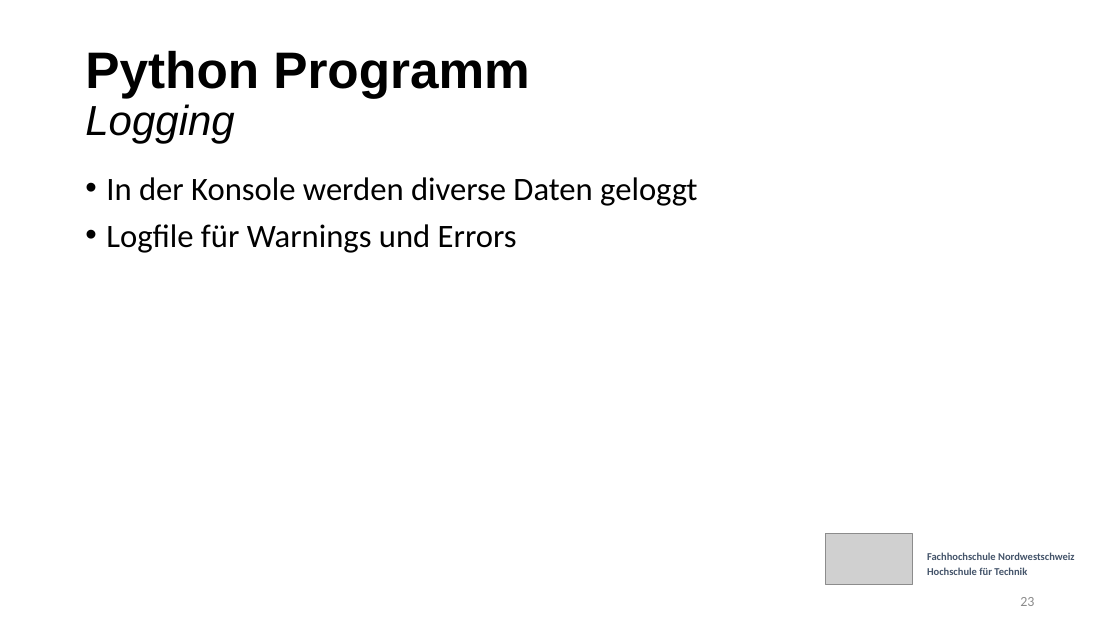
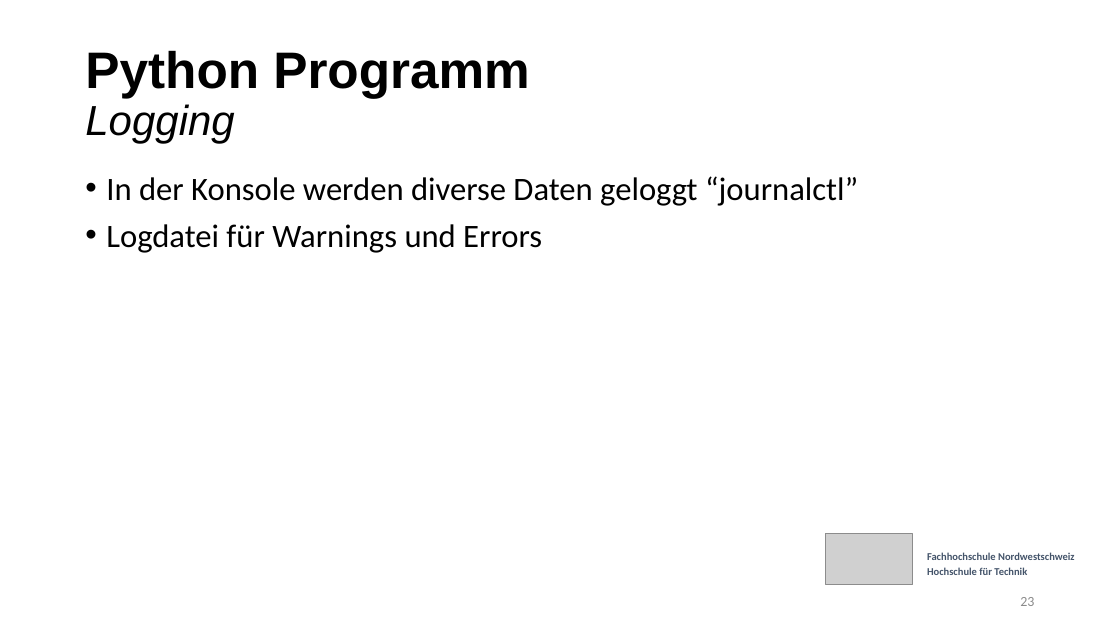
Before and after one commit to etiiiR/FHNW_Wettermonitor, a slide deck: slide 23 of Powerpoint v3.pptx. Drawn at 1120x630 pixels with LibreOffice and Linux fonts; fonts in the diff are those of the drawing; grey boxes stand for pictures. Boxes give left, top, right and bottom in pixels: in the first picture for what was removed or moved away, otherwise in the second. Text is boxed around its words. In the diff, an @@ line names an element or a change of style, - is before the commit and + after.

```diff
--- a/Powerpoint v3.pptx
+++ b/Powerpoint v3.pptx
@@ text at (106, 176, 858, 253): text changed @@
-• In der Konsole werden diverse Daten geloggt
-• Logfile für Warnings und Errors
+• In der Konsole werden diverse Daten geloggt “journalctl”
+• Logdatei für Warnings und Errors
```
Also in this commit, not shown: 2 slides added.
